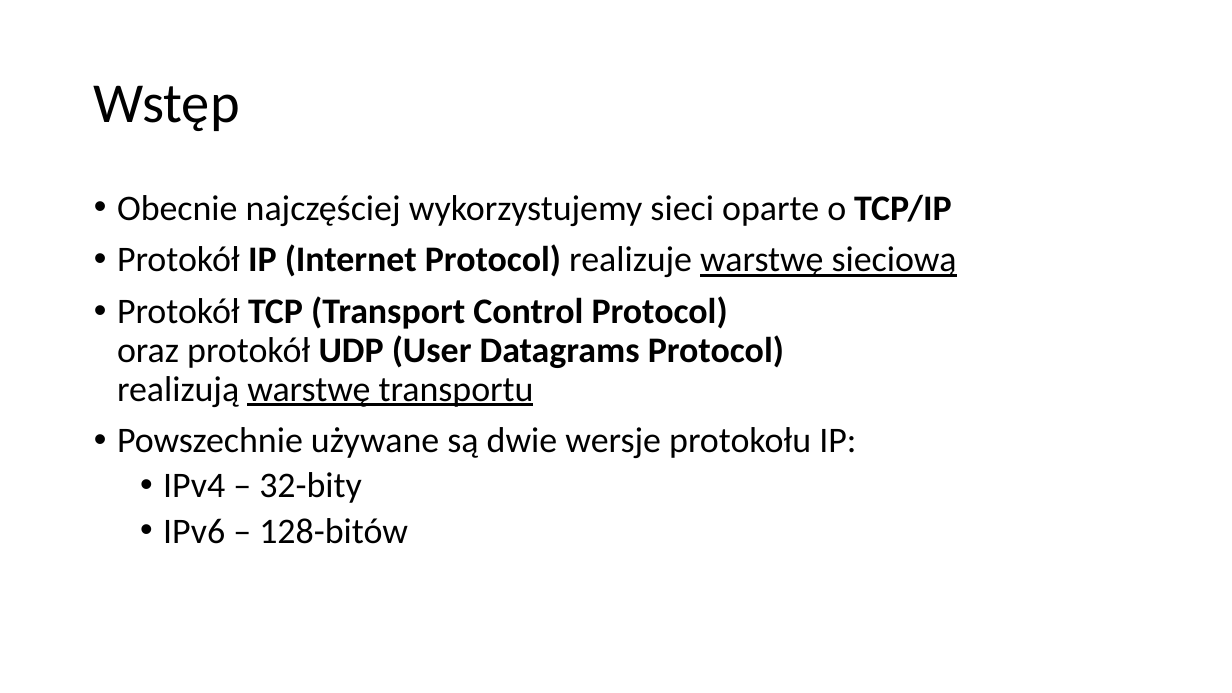
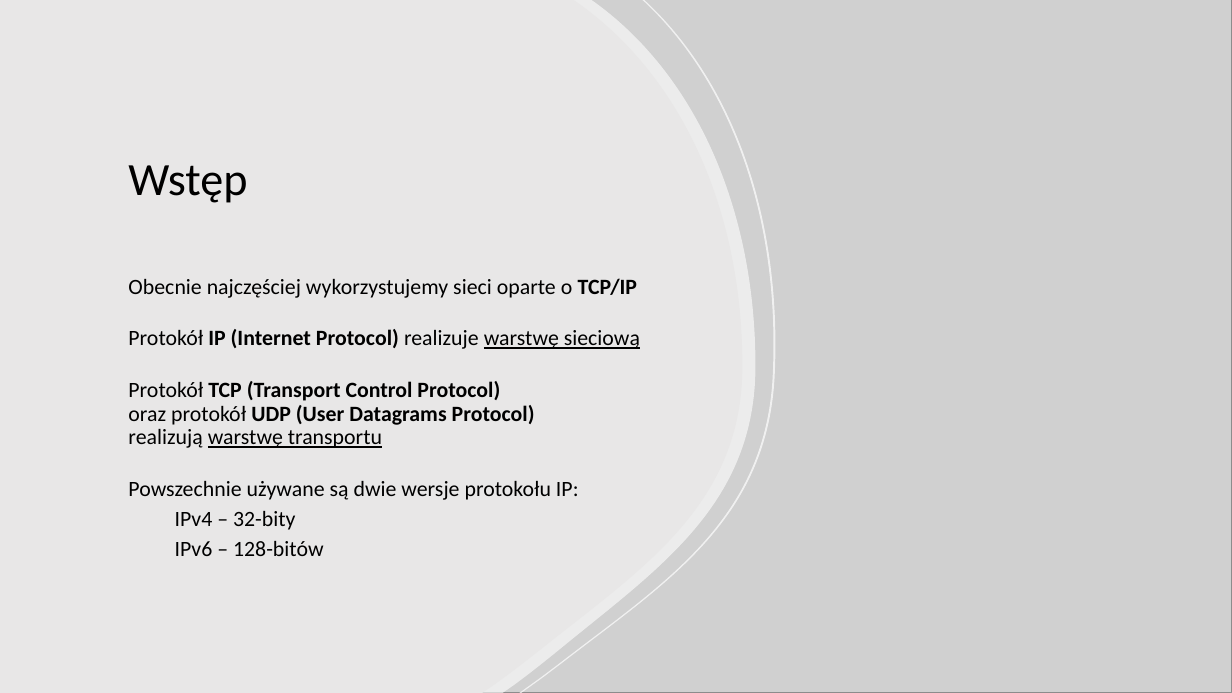
Before and after one commit to blackbat13/cs-lut, a slide deck: slide 2 of Sieci komputerowe/Adresy sieciowe.pptx. Drawn at 1232x693 pixels with LibreOffice and Linux fonts; fonts in the diff are those of the drawing; grey boxes stand for pictures. Boxes give left, top, right and bottom in pixels: in the first picture for what was removed or moved away, otherwise in the second. Text is boxed around its words. In the diff, an @@ line names an element or a change of style, - is before the commit and + after.

```diff
--- a/Sieci komputerowe/Adresy sieciowe.pptx
+++ b/Sieci komputerowe/Adresy sieciowe.pptx
@@ freeform shape added at box(0, 0, 756, 693), fill #FFFFFF at 60% opacity @@
@@ freeform shape added at box(0, 0, 742, 693), fill #FFFFFF @@
@@ picture added at box(474, 0, 1232, 693) @@
@@ freeform shape added at box(519, 0, 775, 693), fill #FFFFFF at 70% opacity @@
@@ title "Wstęp": place and size @@
-title "Wstęp" at box(94, 85, 240, 131)
+title "Wstęp" at box(128, 165, 247, 203)
@@ title "Wstęp" at box(128, 165, 247, 203): size 44 to 36 pt; vertical alignment middle to bottom @@
@@ text "Obecnie najczęściej wykorzystujemy sieci oparte ...": place and size @@
-text "Obecnie najczęściej wykorzystujemy sieci oparte ..." at box(117, 194, 957, 544)
+text "Obecnie najczęściej wykorzystujemy sieci oparte ..." at box(128, 278, 640, 556)
@@ text "Obecnie najczęściej wykorzystujemy sieci oparte ..." at box(128, 278, 640, 556): size 28 to 17 pt; bullet • to none; more space between paragraphs; vertical alignment top to middle @@
```
Also in this commit, not shown: 8 other slides changed, 1 slide added, 1 slide removed, 4 other files.
